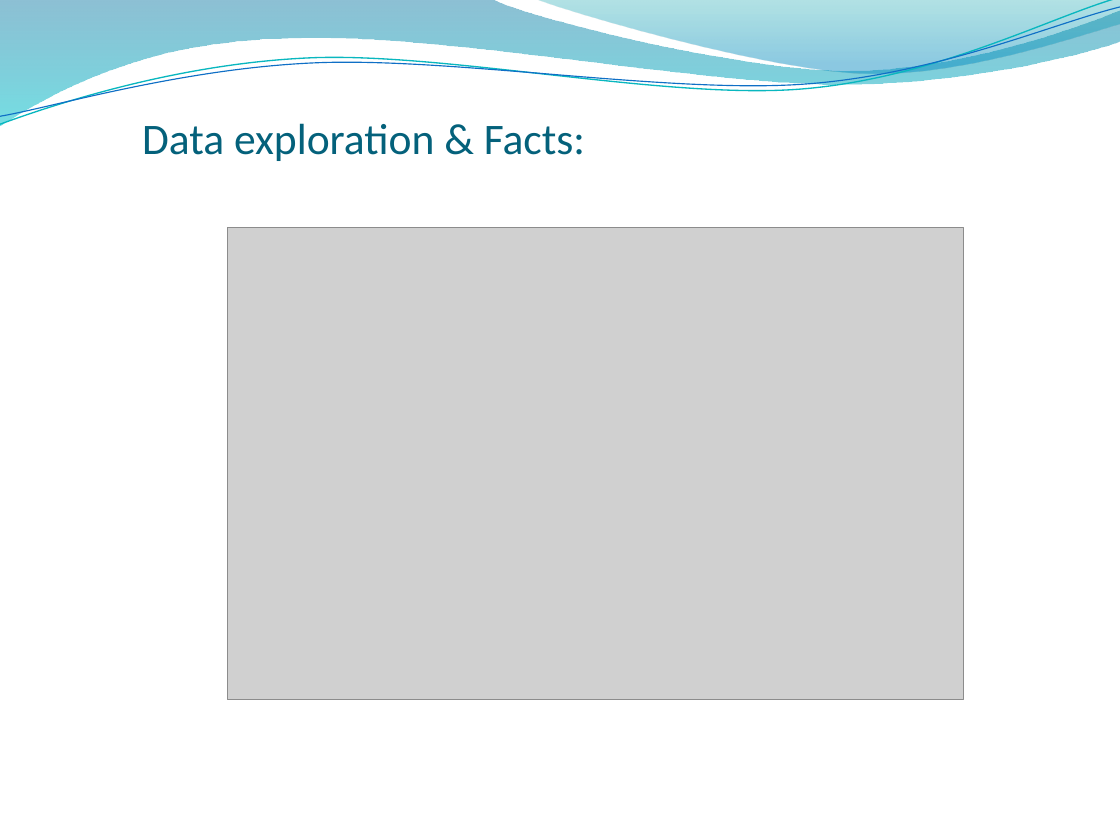
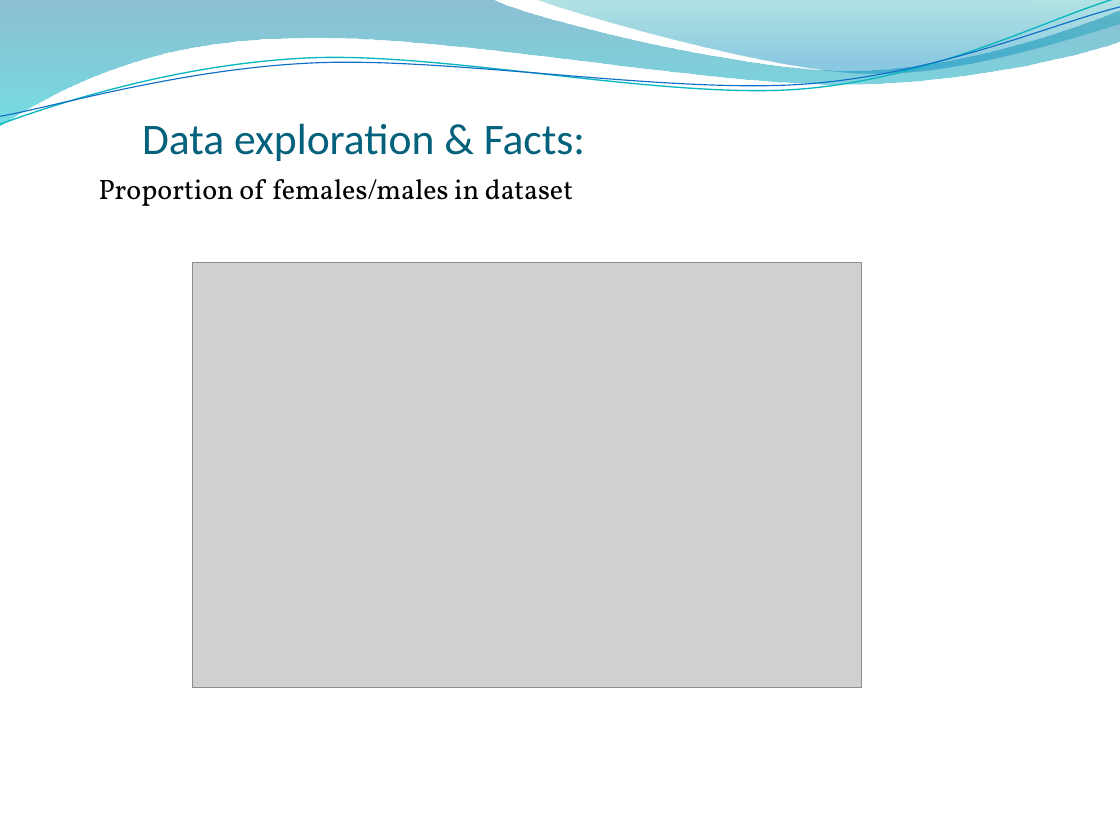
Before and after one commit to singh0021/DataScienceMasters, a slide deck: slide 4 of Capstone/Capstone Project.pptx. Drawn at 1120x840 pixels with LibreOffice and Linux fonts; fonts in the diff are those of the drawing; grey boxes stand for pictures; background and template pictures are left out. Boxes give left, top, right and bottom in pixels: in the first picture for what was removed or moved away, otherwise in the second. Text is boxed around its words. In the diff, an @@ line names an element or a change of style, - is before the commit and + after.

```diff
--- a/Capstone/Capstone Project.pptx
+++ b/Capstone/Capstone Project.pptx
@@ text added at [99,179,573,206], 18 pt, text #000000 @@
+Proportion of females/males in dataset
@@ picture: place and size @@
-picture at [227,227,963,700]
+picture at [193,262,862,688]
```
Also in this commit, not shown: 2 other slides changed, 3 slides added, 2 slides removed, 2 other files.
